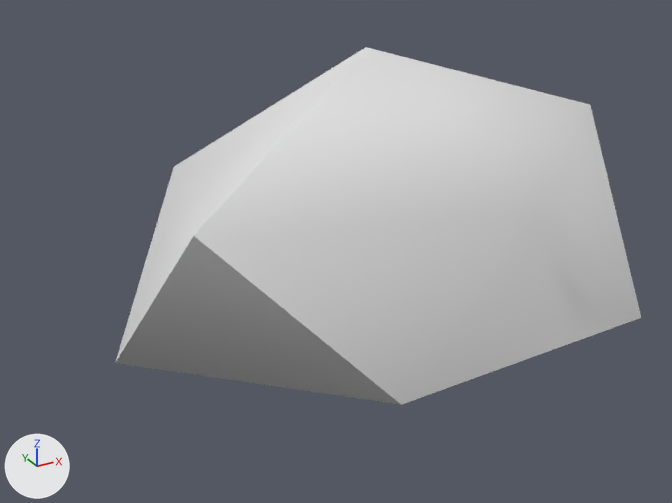
Before and after pictures for a commit that changed the glTF model models/variants/boulder_big_v4.glb.
Before and after are seen from a 50 mm lens placed at (-1.62, -2.73, 1.7), pointed at (-0.11, 0.0, 0.33). Lighting does not change. The marker at lower left points along +X, +Y and +Z. The first picture is the older version. Vertices at exactly the same position are counted once.

Objects in the first picture: 'Boulder'.
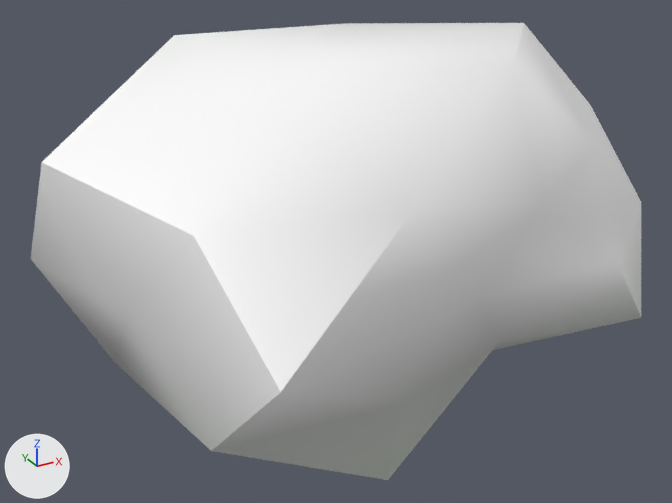
Where the change shows, as pixel boxes (x1, y1, x2, y2) in the pictures (672 x 503 px):
'Boulder', reshaped (16% wider, 28% taller)
    before: (115, 47, 641, 405)
    after: (31, 23, 641, 480)

The change, as a diff of the scene's bpy script:
```diff
--- a/models/variants/boulder_big_v4.glb.py
+++ b/models/variants/boulder_big_v4.glb.py
@@ mat_defaultmaterial @@
+mat_defaultmaterial = bpy.data.materials.new('DefaultMaterial')
+mat_defaultmaterial.use_nodes = True; mat_defaultmaterial.node_tree.nodes.clear()
+_N = mat_defaultmaterial.node_tree.nodes; _L = mat_defaultmaterial.node_tree.links
+n0 = _N.new('ShaderNodeOutputMaterial'); n0.name = 'Material Output'
+n1 = _N.new('ShaderNodeBsdfPrincipled'); n1.name = 'Principled BSDF'
+n2 = _N.new('ShaderNodeVertexColor'); n2.name = 'Color Attribute'
+_L.new(n1.outputs[0], n0.inputs[0])  # 'BSDF' to 'Surface'
+_L.new(n2.outputs[0], n1.inputs[0])  # 'Color' to 'Base Color'
@@ me_boulder @@
 # used by ob_boulder; location = (0.0, 0.0, 0.0)
-me_boulder.from_pydata(...)  # 12 vertices, 20 faces; spans x -0.96..1.05, y -0.7..0.73, z -0.16..1.07
+me_boulder.from_pydata(...)  # 42 vertices, 80 faces; spans x -1.13..1.09, y -0.86..0.84, z -0.29..1.1
+# me_boulder part 1
+# 20 faces are deleted
+# 30 vertices are added at x -1.13..1.09, y -0.86..0.84, z -0.29..1.1
+# 80 new faces join them
+me_boulder.materials.append(mat_defaultmaterial)
```
